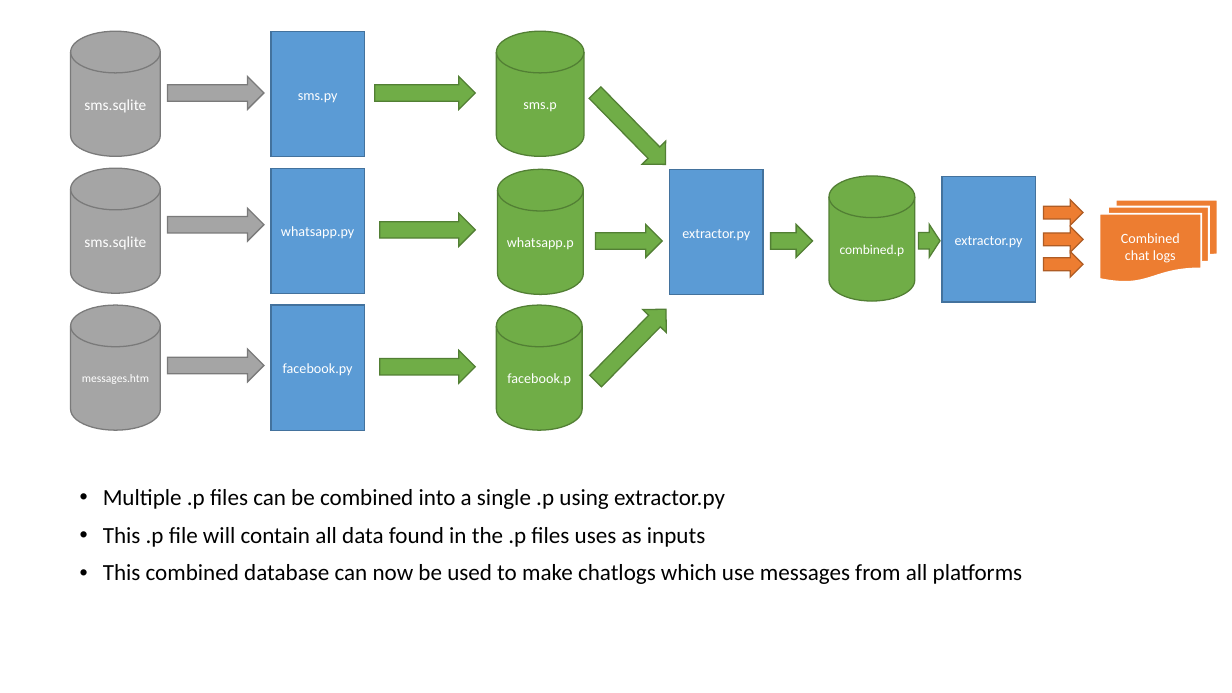
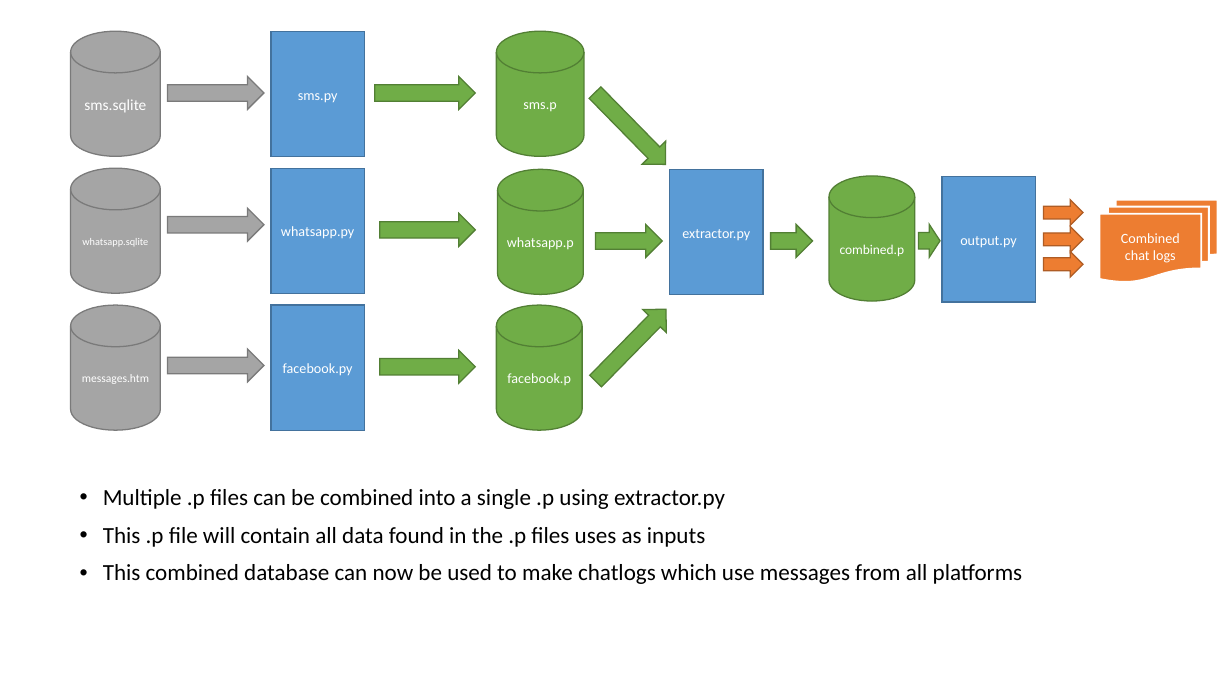
Before and after one commit to samirelanduk/pychats, a slide deck: slide 4 of How does this work.pptx. Drawn at 1232x693 pixels with LibreOffice and Linux fonts; fonts in the diff are those of the drawing. Boxes give left, top, right and bottom in pixels: in the first picture for what was removed or moved away, otherwise in the second. Text is boxed around its words. In the diff, an @@ line names an element or a change of style, - is before the commit and + after.

```diff
--- a/How does this work.pptx
+++ b/How does this work.pptx
@@ text in cylinder at box(82, 238, 148, 247): text changed; size 12 to 8 pt @@
-sms.sqlite
+whatsapp.sqlite
@@ text in rectangle at box(960, 236, 1017, 248): text changed @@
-extractor.py
+output.py
```
Also in this commit, not shown: 1 other slide changed.
